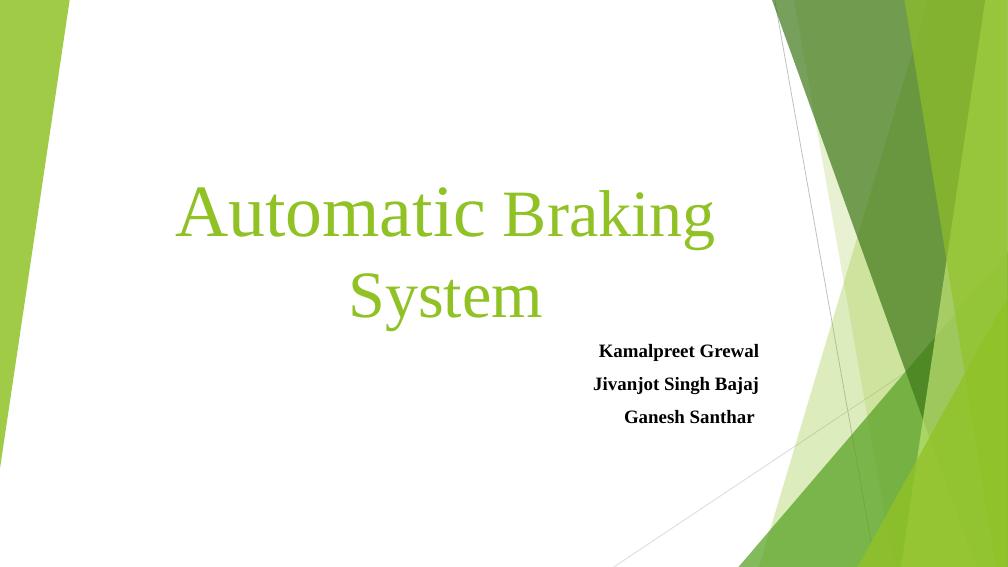
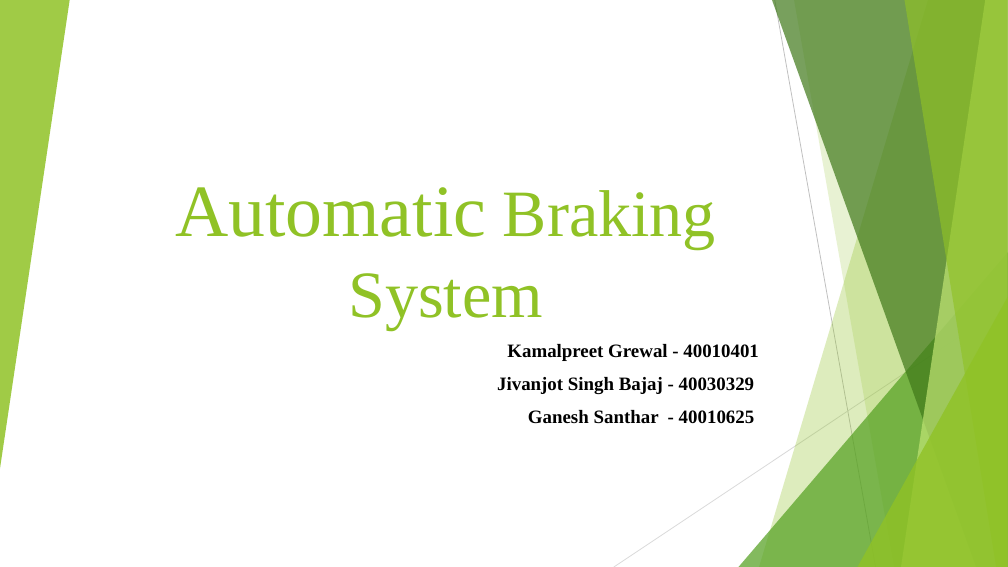
Before and after one commit to BusAI-Self-Driving-Car/Automatic-Braking-System, a slide deck: slide 1 of Project-Proposal/Automatic Braking System.pptx. Drawn at 1008x567 pixels with LibreOffice and Linux fonts; fonts in the diff are those of the drawing. Boxes give left, top, right and bottom in pixels: in the first picture for what was removed or moved away, otherwise in the second. Text is boxed around its words. In the diff, an @@ line names an element or a change of style, - is before the commit and + after.

```diff
--- a/Project-Proposal/Automatic Braking System.pptx
+++ b/Project-Proposal/Automatic Braking System.pptx
@@ subtitle at [497,344,759,424]: text changed @@
-Kamalpreet Grewal
-Jivanjot Singh Bajaj
-Ganesh Santhar
+Kamalpreet Grewal - 40010401
+Jivanjot Singh Bajaj - 40030329
+Ganesh Santhar - 40010625
```
Also in this commit, not shown: 1 other slide changed.
